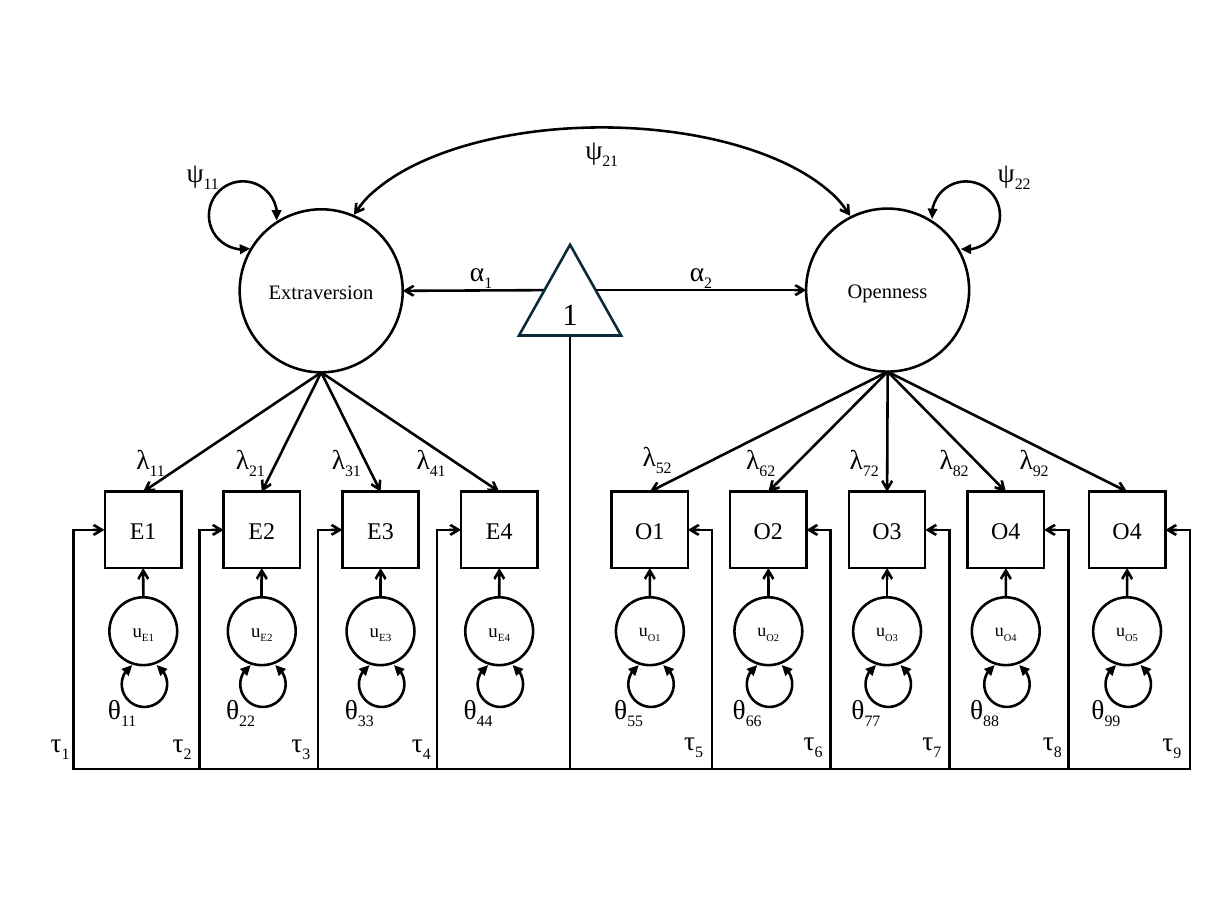
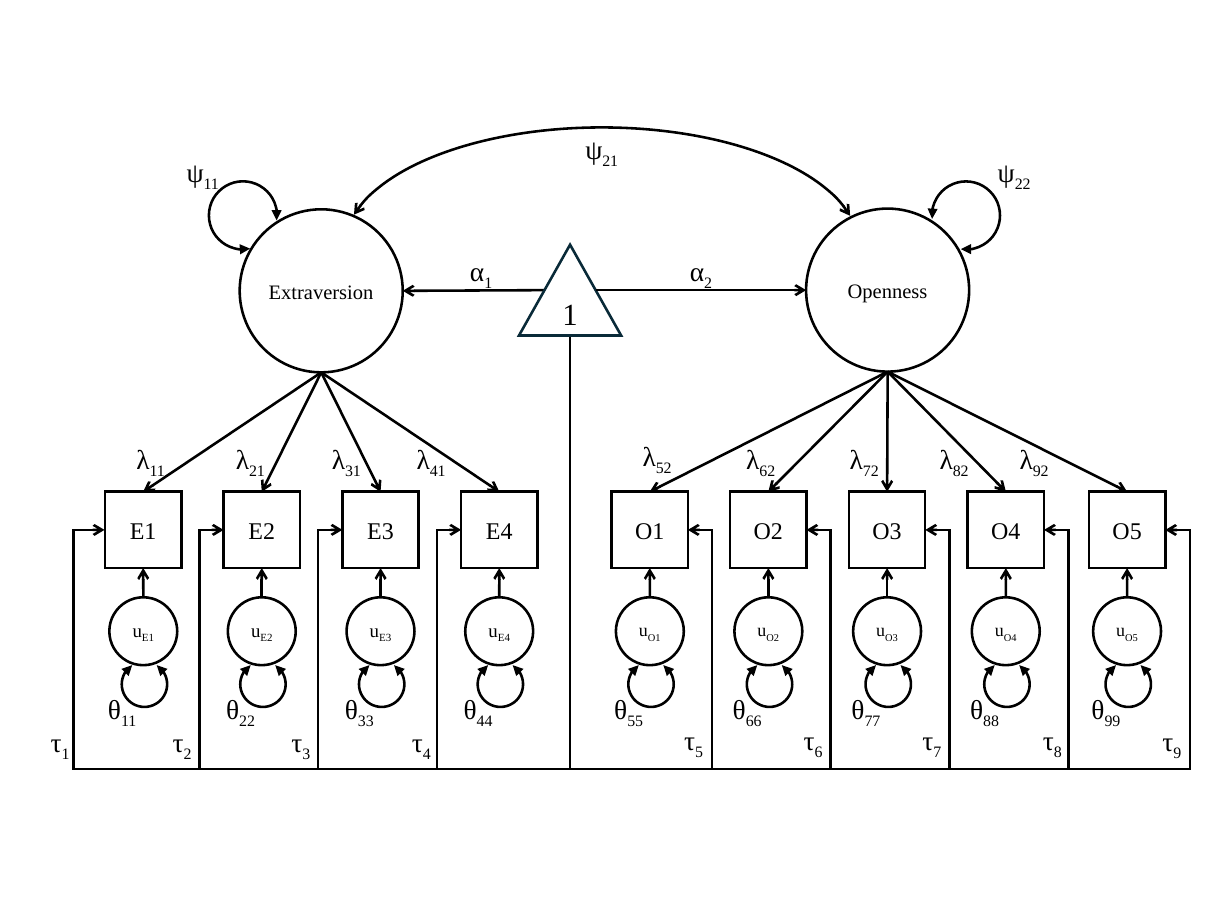
Before and after one commit to kylelang/isem, a slide deck: slide 14 of lectures/week4/latex/figures/cfa_path_diagram_with_symbols.pptx. Drawn at 1232x924 pixels with LibreOffice and Linux fonts; fonts in the diff are those of the drawing. Boxes give left, top, right and bottom in pixels: in the first picture for what was removed or moved away, otherwise in the second. Text is boxed around its words. In the diff, an @@ line names an element or a change of style, - is before the commit and + after.

```diff
--- a/lectures/week4/latex/figures/cfa_path_diagram_with_symbols.pptx
+++ b/lectures/week4/latex/figures/cfa_path_diagram_with_symbols.pptx
@@ text in rectangle at (1112, 523, 1141, 540): text changed @@
-O4
+O5
```
Also in this commit, not shown: 3 other slides changed, 7 other files.
